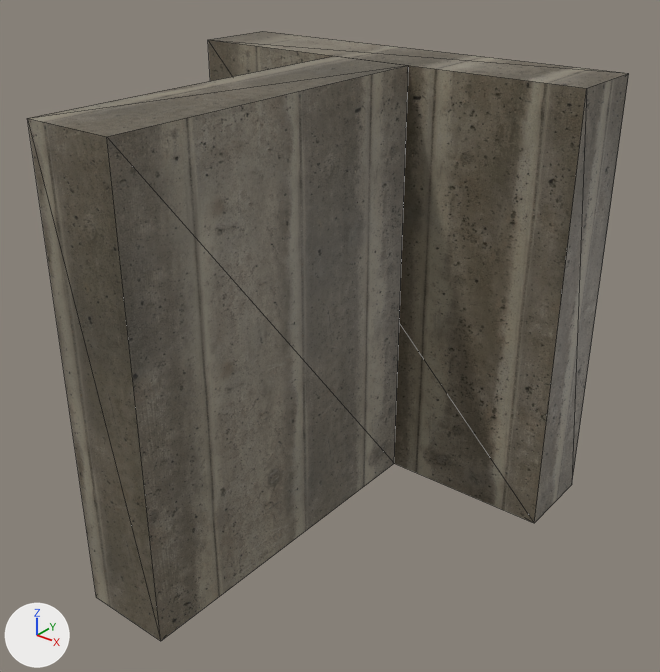
The glTF model godot/scenes/tiles/wall_end.glb, before and after one commit.
Before and after are seen from a camera (50 mm lens) standing at (2.43, -2.71, 2.66) and looking at (0.18, 0.09, 0.92). Arrows for +X, +Y and +Z are at lower left; the lights stay in place. The picture after the commit comes second. Mesh edges are drawn as thin lines. Vertices at exactly the same position are counted once.

Names of what the first picture shows: 'wall_end-col'.
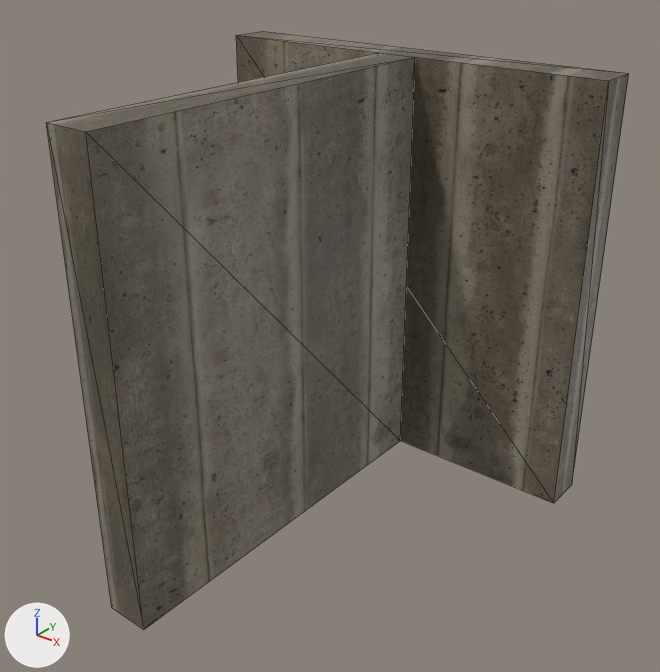
Location of each change, [x1, y1, x2, y2] in pixels of the pictures (660 x 672 px; the box of a moved part takes in the faces that stretch with it):
```json
{"object": "wall_end-col", "change": "reshaped", "before": [27, 31, 629, 641], "after": [46, 31, 629, 629]}
{"part": 1, "of": "me_wall_end_col_003", "change": "moved or reshaped", "before": [27, 56, 409, 641], "after": [46, 53, 415, 629]}
{"part": 2, "of": "me_wall_end_col_003", "change": "moved or reshaped", "before": [208, 31, 629, 523], "after": [236, 31, 629, 503]}
```

The change, as JSON lines over the scene's bpy script:
```json
{"block": "me_wall_end_col_003", "where": "me_wall_end_col_003.from_pydata(...)  # 16 vertices, 24 faces; spans x -1.0..1.0, y -1.0..1.0, z 0.0..2.0"}
{"block": "me_wall_end_col_003", "where": "# used by ob_wall_end_col; location = (0.0, 0.0, 0.0)"}
{"block": "me_wall_end_col_003", "where": "# before: 0 (-1.0, 0.6, 0.0), 1 (-1.0, 0.6, 2.0) at pixel (207, 39), 4 (1.0, 0.6, 0.0) at pixel (534, 523), 5 (1.0, 0.6, 2.0) at pixel (586, 88)"}
{"block": "me_wall_end_col_003", "change": "me_wall_end_col_003 part 1: the loose piece of 8 vertices spanning x -0.2..0.2, y -1.0..0.6, z 0.0..2.0 is scaled about its middle by (0.5, 1.12, 1), then moved by (0.0, 0.1, 0.0)"}
{"block": "me_wall_end_col_003", "change": "me_wall_end_col_003 part 2"}
{"op": "add", "block": "me_wall_end_col_003", "code": "for i in [0, 1, 4, 5]: me_wall_end_col_003.vertices[i].co += Vector((0.0, 0.2, 0.0))"}
```
